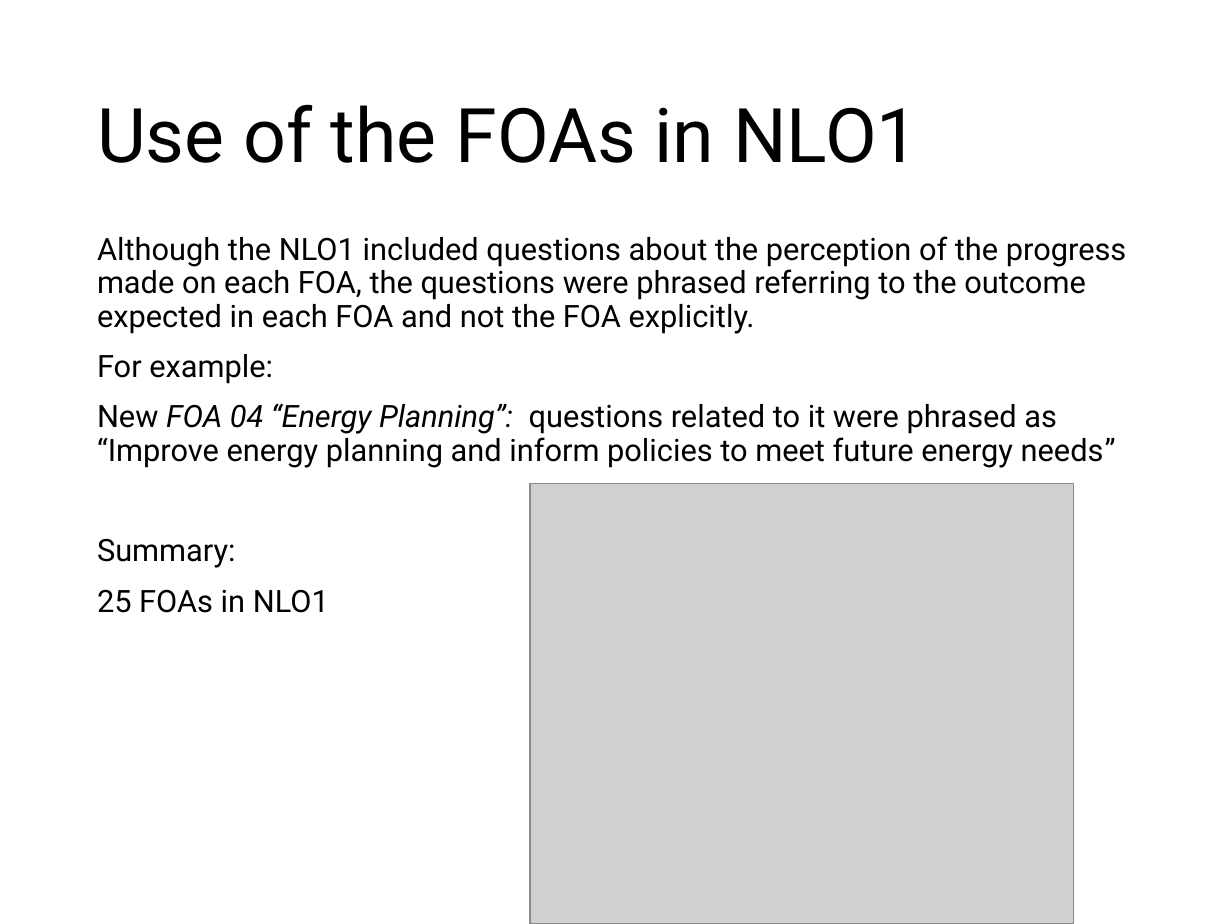
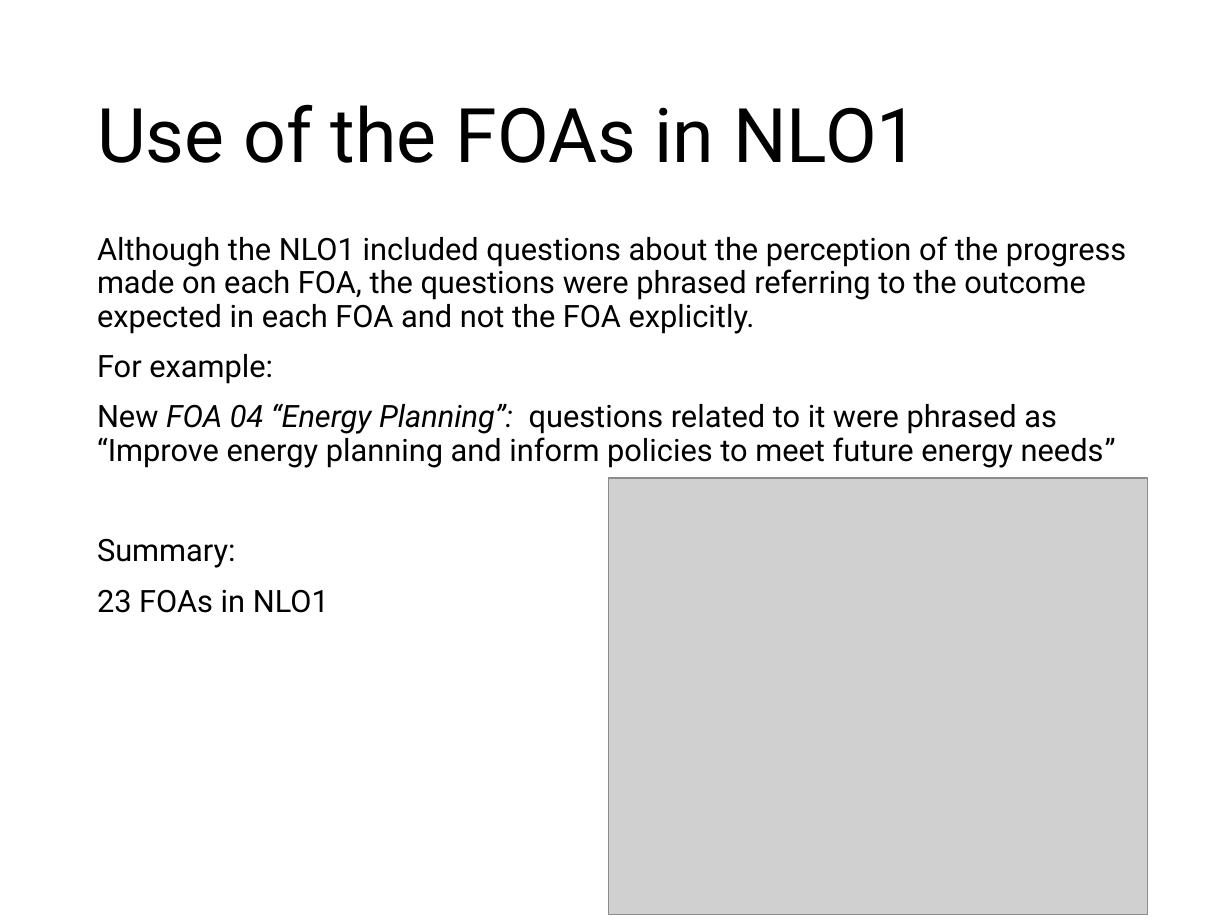
Before and after one commit to araupontones/IAEA3, a slide deck: slide 6 of analysis/Mapping FOAs.pptx. Drawn at 1232x924 pixels with LibreOffice and Linux fonts; fonts in the diff are those of the drawing; grey boxes stand for pictures. Boxes give left, top, right and bottom in pixels: in the first picture for what was removed or moved away, otherwise in the second. Text is boxed around its words. In the diff, an @@ line names an element or a change of style, - is before the commit and + after.

```diff
--- a/analysis/Mapping FOAs.pptx
+++ b/analysis/Mapping FOAs.pptx
@@ picture: place and size @@
-picture at (530,484,1073,924)
+picture at (609,478,1148,914)
@@ text at (97,589,329,613): text changed @@
-25 FOAs in NLO1
+23 FOAs in NLO1
```
Also in this commit, not shown: 1 other slide changed, 14 other files.
